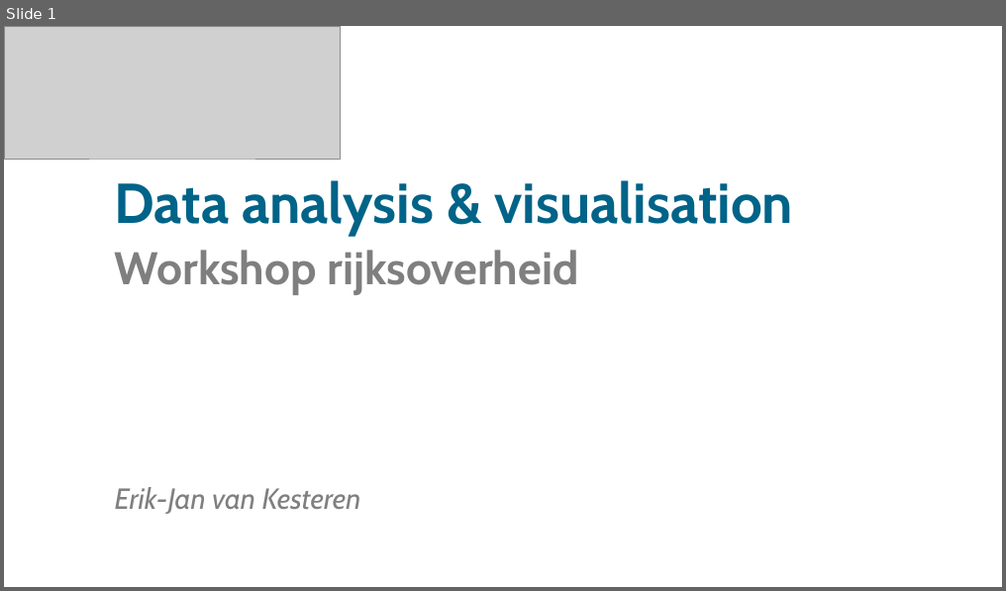
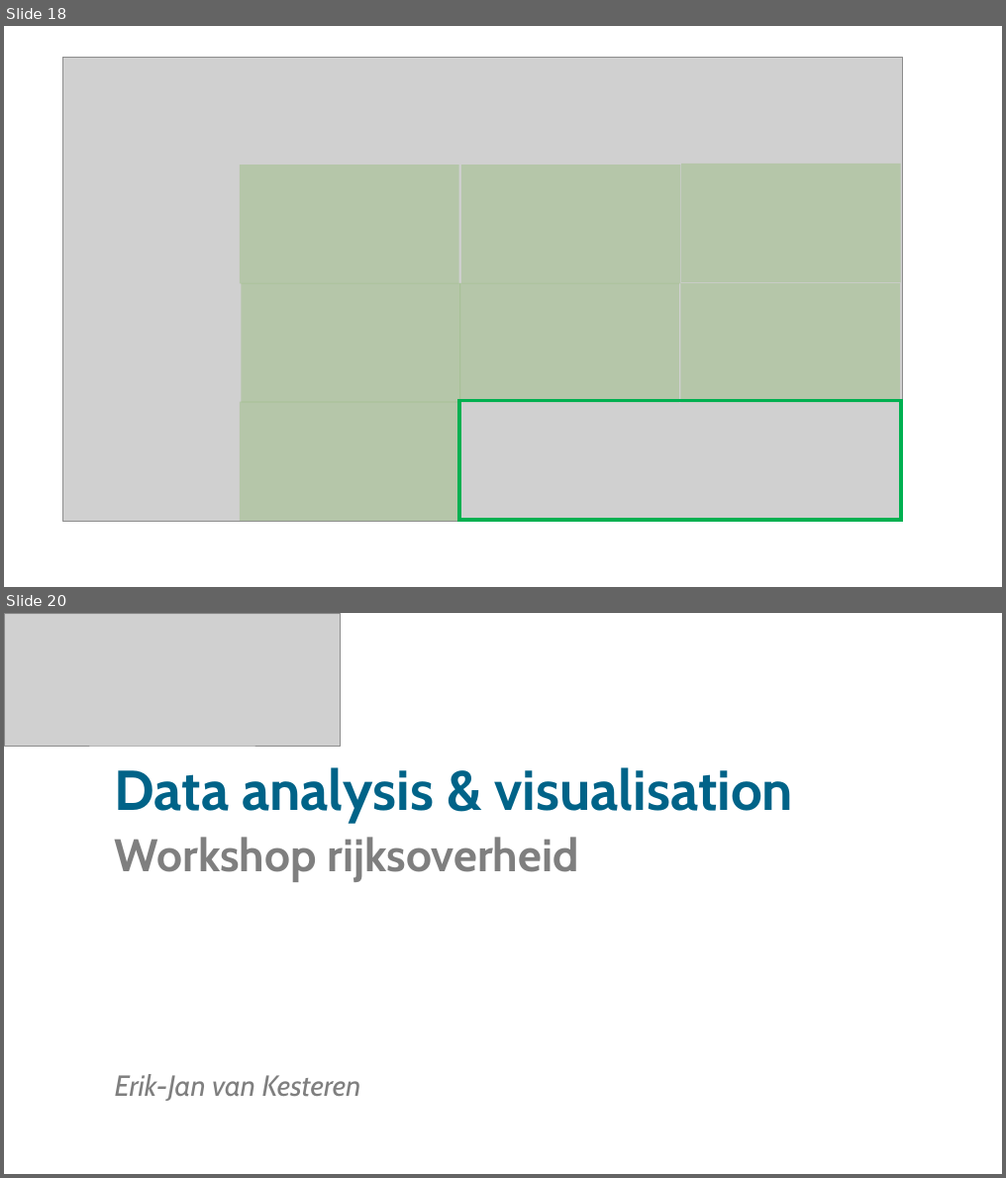
Before and after one commit to sodascience/workshop_causal_impact_assessment, a slide deck: lectures/04_causal_impact/causal_impact.pptx. Shown one above the other, each under a label of ours: slide 1 before the commit, slides 18 and 20 after it; the slides between them are not shown. The pictures are 1006x591 and 1006x1178 pixels, drawn with LibreOffice and Linux fonts; fonts in the diff are those of the drawing; grey boxes stand for pictures. Boxes give left, top, right and bottom in pixels: in the first picture for what was removed or moved away, otherwise in the second. Text is boxed around its words. In the diff, an @@ line names an element or a change of style, - is before the commit and + after.

```diff
--- a/lectures/04_causal_impact/causal_impact.pptx
+++ b/lectures/04_causal_impact/causal_impact.pptx
@@ slide 18 added at <box>4,26,1002,587</box>, background #FFFFFF @@
@@ picture added at <box>62,58,902,522</box> @@
@@ rectangle added at <box>240,165,459,283</box>, fill #70AD47 at 28% opacity @@
@@ rectangle added at <box>461,165,681,283</box>, fill #70AD47 at 28% opacity @@
@@ rectangle added at <box>681,164,901,282</box>, fill #70AD47 at 28% opacity @@
@@ rectangle added at <box>242,283,460,402</box>, fill #70AD47 at 28% opacity @@
@@ rectangle added at <box>460,283,679,402</box>, fill #70AD47 at 28% opacity @@
@@ rectangle added at <box>681,283,900,402</box>, fill #70AD47 at 28% opacity @@
@@ rectangle added at <box>240,402,459,521</box>, fill #70AD47 at 28% opacity @@
@@ rectangle added at <box>460,401,901,520</box>, outline #00B050 3.75 pt @@
@@ what was slide 1 is now slide 20 @@
```
Also in this commit, not shown: 1 slide changed, 17 other slides added, 1 slide removed, 3 other files.
